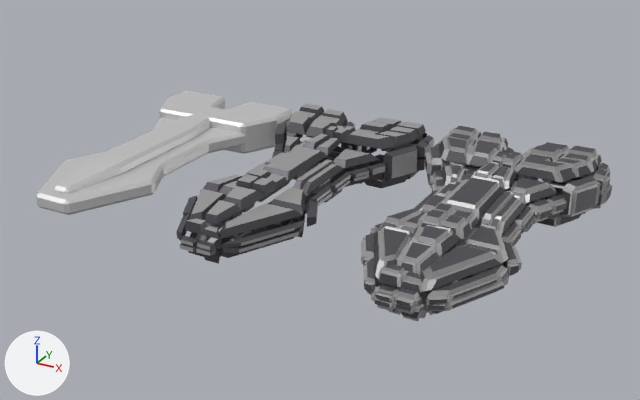
An edit to the Blender file Blends - Ships/Cruiser/Replicant/Cruiser-Replicant.blend, drawn before and after from the same camera.
Rendered twice from a 50 mm lens placed at (22.8, -27.3, 13.1), pointed at (7.7, 0.2, -0.6). The lights are fixed; the arrows at lower left show +X, +Y and +Z.

In view in the first picture: 'Cube', 'discombobulated_mesh.002', 'discombobulated_mesh.003'.
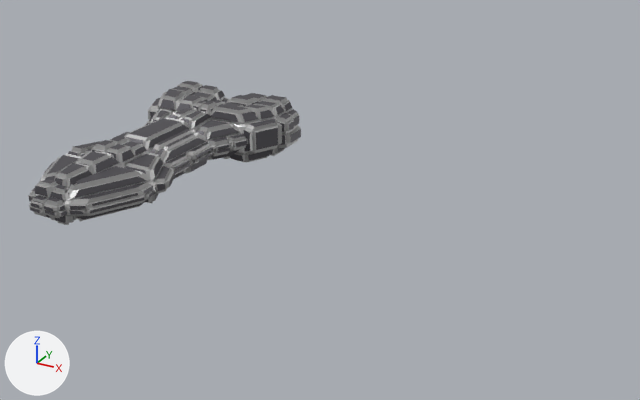
Where the change shows, as pixel boxes (x1, y1, x2, y2) in the pictures (640 x 400 px):
'discombobulated_mesh.003', moved: before (361, 126, 612, 321); after (28, 81, 301, 225)
'discombobulated_mesh.002', moved (not visible afterwards): before (176, 104, 434, 264)
'Cube', unchanged, covered by the edit: before (36, 91, 293, 215); after (36, 97, 291, 215)

The change in detail:
Object 'discombobulated_mesh.003' (ob_discombobulated_mesh_003) moves from (13.84, 0.0, 0.0) to (0.0, 0.0, 0.0).
Object 'discombobulated_mesh.002' (ob_discombobulated_mesh_002) moves from (6.649, 0.0, 0.0) to (0.0, 0.0, 0.0).
